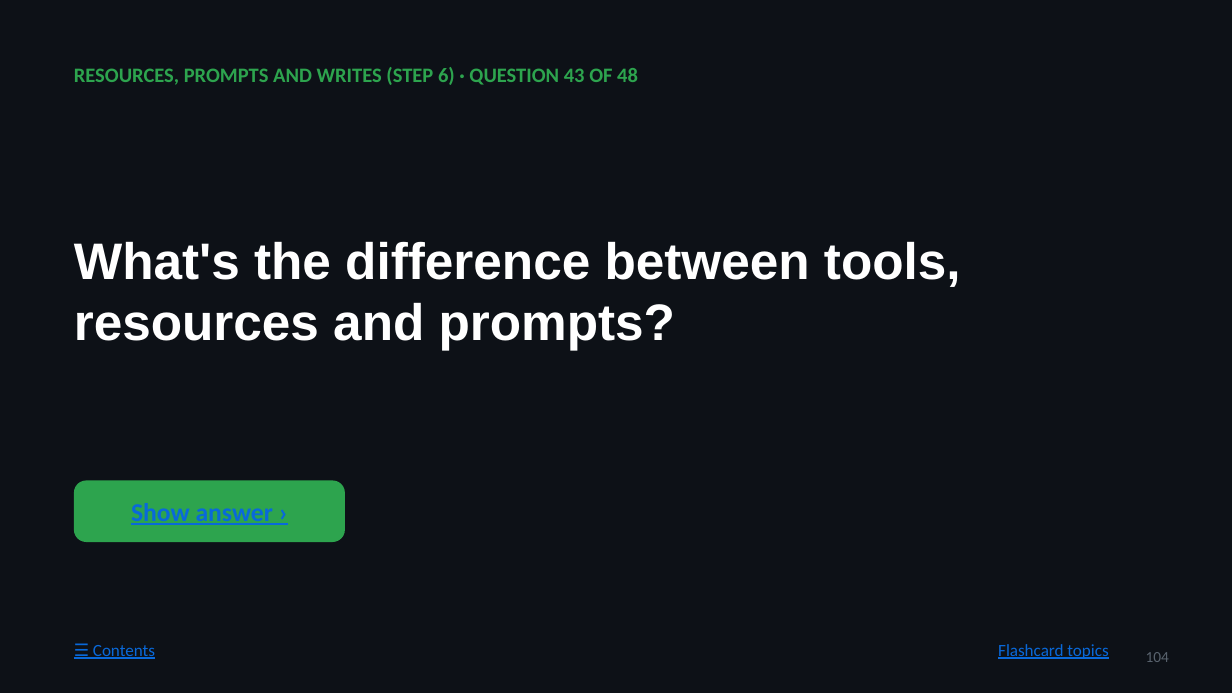
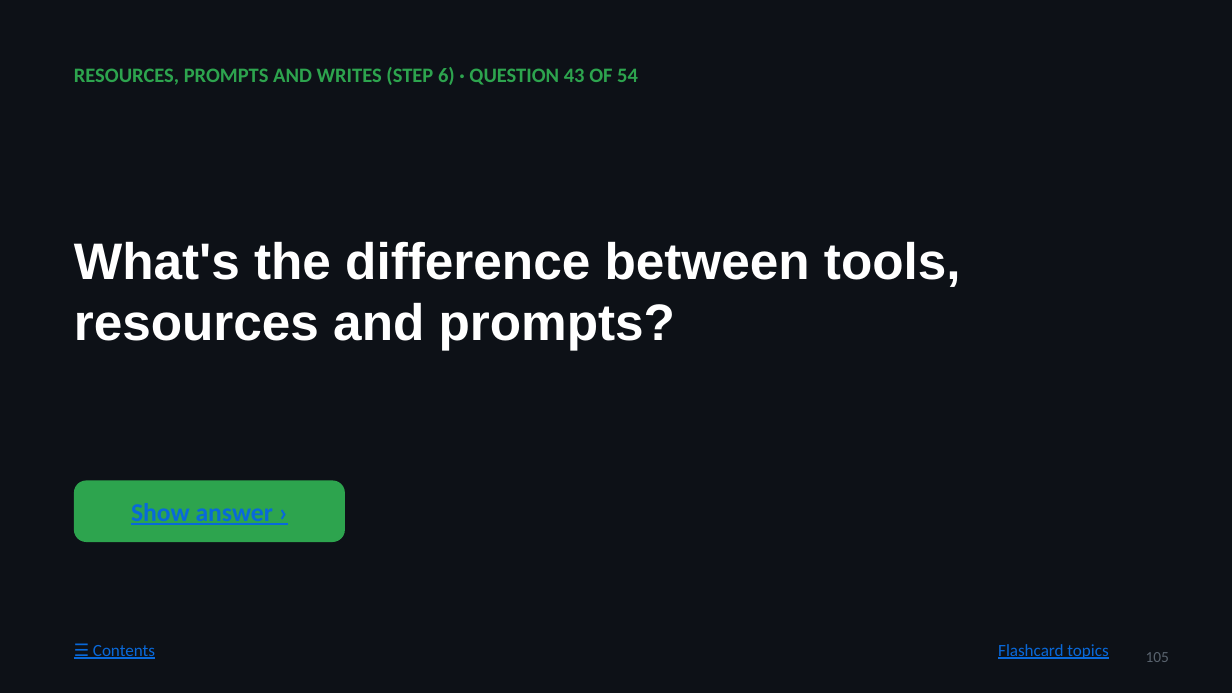
Before and after one commit to prasad976999/github-mcp-server, a slide deck: slide 105 of docs/STUDY-GUIDE.pptx (slide 104 before the commit). Drawn at 1232x693 pixels with LibreOffice and Linux fonts; fonts in the diff are those of the drawing. Boxes give left, top, right and bottom in pixels: in the first picture for what was removed or moved away, otherwise in the second. Text is boxed around its words. In the diff, an @@ line names an element or a change of style, - is before the commit and + after.

```diff
--- a/docs/STUDY-GUIDE.pptx
+++ b/docs/STUDY-GUIDE.pptx
@@ text at [74, 67, 638, 85]: text changed @@
-RESOURCES, PROMPTS AND WRITES (STEP 6) · QUESTION 43 OF 48
+RESOURCES, PROMPTS AND WRITES (STEP 6) · QUESTION 43 OF 54
@@ page number at [1146, 652, 1169, 662]: text changed @@
-104
+105
```
Also in this commit, not shown: 52 other slides changed, 13 slides added, 12 other files.
